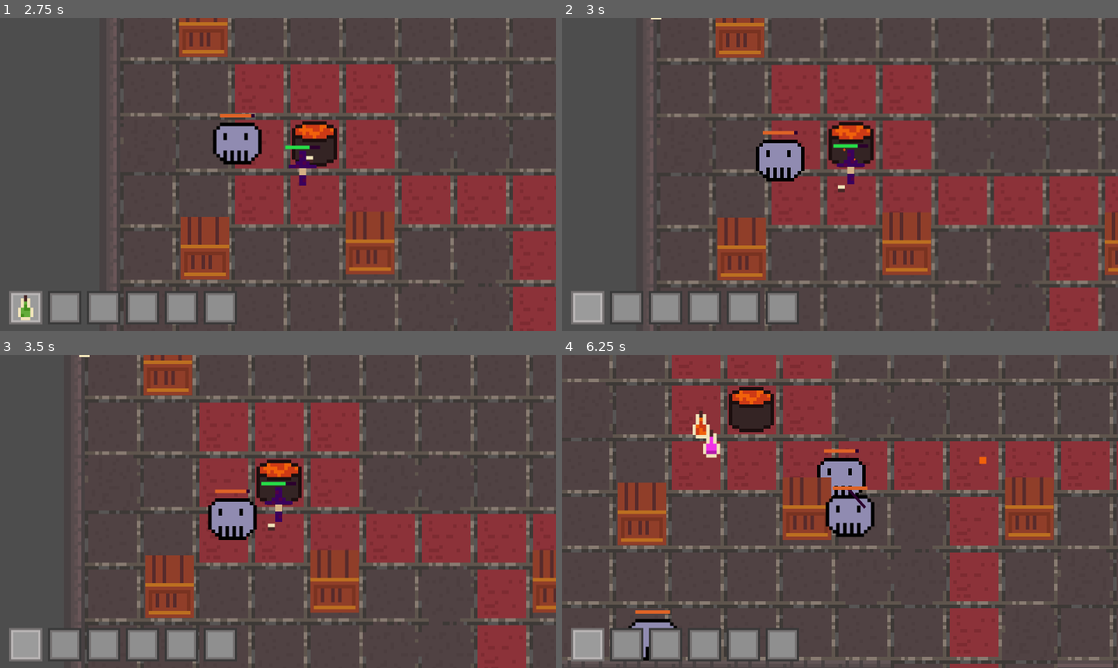
Above: before the commit, frames 1-4 (two rows, left to right).
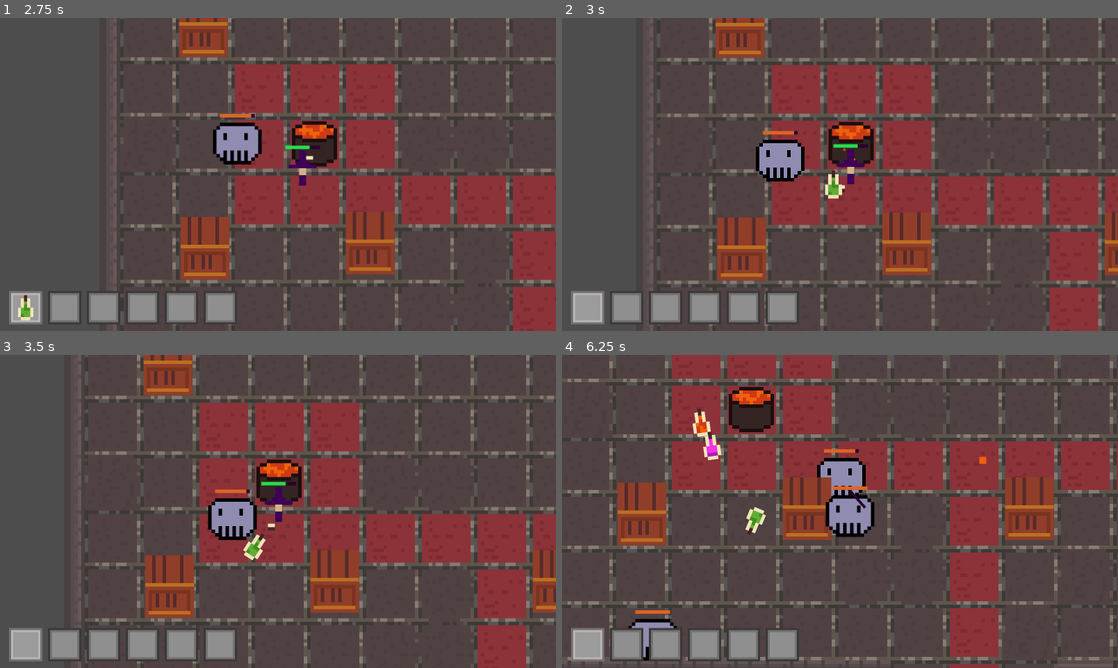
Above: after the commit, the same moments.

Repository: chluebi/ludum-dare-58
Game: Godot game, scene res://main.tscn
Two runs of this game, one before a commit and one after it. Both use one fixed random seed, a clock stepped at 60 frames per second and the inputs below.
Inputs (mouse positions are in pixels of both pictures, inside the frame that each line leads up to):
- Up to frame 1 (2.75 s): move the mouse to (400, 158) at 0.52 s; hold D (move_right) 0.53-1.28 s; tap Q (throw) at 0.6, 1.55, 2.3 s; move the mouse to (166, 190) at 1.27 s; hold S (move_down) 1.28-2.03 s; tap F (drink) at 1.35 s; move the mouse to (333, 105) at 2.02 s; press the mouse at (333, 105) at 2.03 s; hold D (move_right) from 2.03 s (still down)
- Up to frame 2 (3 s): move the mouse to (812, 237) at 2.77 s; release D (move_right) at 2.78 s; release the mouse at (812, 237) at 2.78 s; hold W (move_up) from 2.78 s (still down); tap Q (throw) at 2.85 s
- Up to frame 3 (3.5 s): keep holding W (move_up)
- Up to frame 4 (6.25 s): move the mouse to (1006, 558) at 3.52 s; release W (move_up) at 3.53 s; hold A (move_left) 3.53-5.03 s; tap Q (throw) at 3.6, 4.55, 5.3, 5.85 s; move the mouse to (673, 464) at 4.27 s; tap F (drink) at 4.35 s; move the mouse to (867, 511) at 5.02 s; press the mouse at (867, 511) at 5.03 s; hold S (move_down) 5.03-5.78 s; move the mouse to (756, 433) at 5.77 s; release the mouse at (756, 433) at 5.78 s; hold D (move_right) from 5.78 s (still down)

Frame 1 is identical in both runs. In frame 2, 0.2% of the frame differs, in the area x 16-51%, y 0-58%; in frame 3, 0.2%; in frame 4, 0.5%, in the area x 23-37%, y 17-58%.

Commit message:
throw physics potions

Diff:
--- a/player.gd
+++ b/player.gd
@@ -9,8 +9,8 @@
 const HEALTH_SCRIPT = preload("res://health.gd")
 const PLAYER_DEATH_SCRIPT = preload("res://death.gd")
 
+const THROW_FORCE = 300
 const ATTACK_INTERVAL = 0.7
-const THROW_DISTANCE = 3
 var attack_timer = 0.0
 
 var health = HEALTH_SCRIPT.new(100)
@@ -54,9 +54,11 @@
 	if Input.is_action_just_pressed("throw"):
 		var item = INVENTORY_MANAGER.remove_current_item()
 		if item != null:
-			var pot = POTION_SCENE.instantiate()
+			var pot: RigidBody2D = POTION_SCENE.instantiate()
+			pot.position = position + BOOK.position * 0.2
+			pot.apply_impulse(BOOK.position.normalized() * THROW_FORCE)
 			pot.set_potion_type(item)
-			print('new potion ', pot)
+			pot.throw_cooldown = 1
 			get_parent().add_child(pot)
 
 	if Input.is_action_pressed("shoot"):
--- a/potion.gd
+++ b/potion.gd
@@ -1,12 +1,29 @@
-extends Area2D
+extends RigidBody2D
 
 @export var type: Constants.potion_type
 @onready var sprite = $sprite
+@onready var pickup = $Pickup
+
+var throw_cooldown = 0
 
 func _ready() -> void:
 	set_potion_type(type)
-	body_entered.connect(on_pickup)
-	print("potion ready")
+	pickup.body_entered.connect(on_pickup)
+
+func _process(delta: float) -> void:
+	throw_cooldown -= delta
+
+const DRAG_COEFFICIENT = 0.001
+
+# drag
+func _integrate_forces(state):
+	var velocity = state.linear_velocity
+	var speed = velocity.length()
+	var drag_magnitude = DRAG_COEFFICIENT * speed * speed
+	var drag_direction = -velocity.normalized()
+	var drag_force = drag_direction * drag_magnitude
+	state.apply_central_force(drag_force)
+
 
 func set_potion_type(t: Constants.potion_type):
 	type = t
@@ -14,7 +31,6 @@
 		sprite.set_potion_type(t)
 
 
-func on_pickup(body):
-	print(body)
-	if body.has_method("on_potion_pickup"):
+func on_pickup(body: Node):
+	if body.has_method("on_potion_pickup") and throw_cooldown <= 0:
 		body.on_potion_pickup(self)
--- a/potion.tscn
+++ b/potion.tscn
@@ -11,10 +11,11 @@
 [sub_resource type="CircleShape2D" id="CircleShape2D_174ht"]
 radius = 59.008472
 
-[node name="potion" type="Area2D"]
+[node name="potion" type="RigidBody2D"]
 collision_layer = 0
 collision_mask = 2
-monitorable = false
+mass = 0.1
+gravity_scale = 0.0
 script = ExtResource("1_174ht")
 
 [node name="sprite" type="Sprite2D" parent="."]
--- a/potion_pickup.tscn
+++ b/potion_pickup.tscn
@@ -1,18 +1,30 @@
-[gd_scene load_steps=4 format=3 uid="uid://c6888bgnahqbh"]
+[gd_scene load_steps=5 format=3 uid="uid://c6888bgnahqbh"]
 
 [ext_resource type="Script" uid="uid://c14k57glxcn2a" path="res://potion.gd" id="1_f5fje"]
 [ext_resource type="PackedScene" uid="uid://byf16yhs85nnc" path="res://potion_sprite.tscn" id="2_d2ggp"]
 
+[sub_resource type="RectangleShape2D" id="RectangleShape2D_f5fje"]
+size = Vector2(49, 71)
+
 [sub_resource type="CircleShape2D" id="CircleShape2D_174ht"]
 radius = 59.008472
 
-[node name="potion" type="Area2D"]
-collision_layer = 0
-collision_mask = 2
-monitorable = false
+[node name="potion" type="RigidBody2D"]
+collision_layer = 8
+collision_mask = 11
+mass = 0.1
+gravity_scale = 0.0
 script = ExtResource("1_f5fje")
 
 [node name="sprite" parent="." instance=ExtResource("2_d2ggp")]
 
 [node name="CollisionShape2D" type="CollisionShape2D" parent="."]
+position = Vector2(0.5, 5.5)
+shape = SubResource("RectangleShape2D_f5fje")
+
+[node name="Pickup" type="Area2D" parent="."]
+collision_layer = 2
+collision_mask = 2
+
+[node name="CollisionShape2D" type="CollisionShape2D" parent="Pickup"]
 shape = SubResource("CircleShape2D_174ht")
